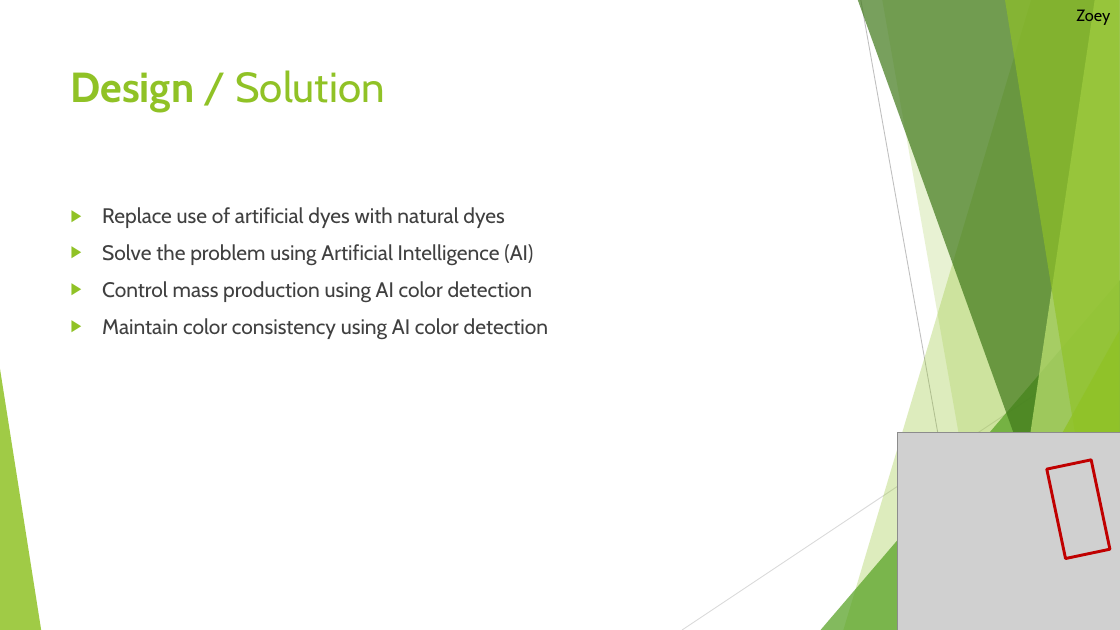
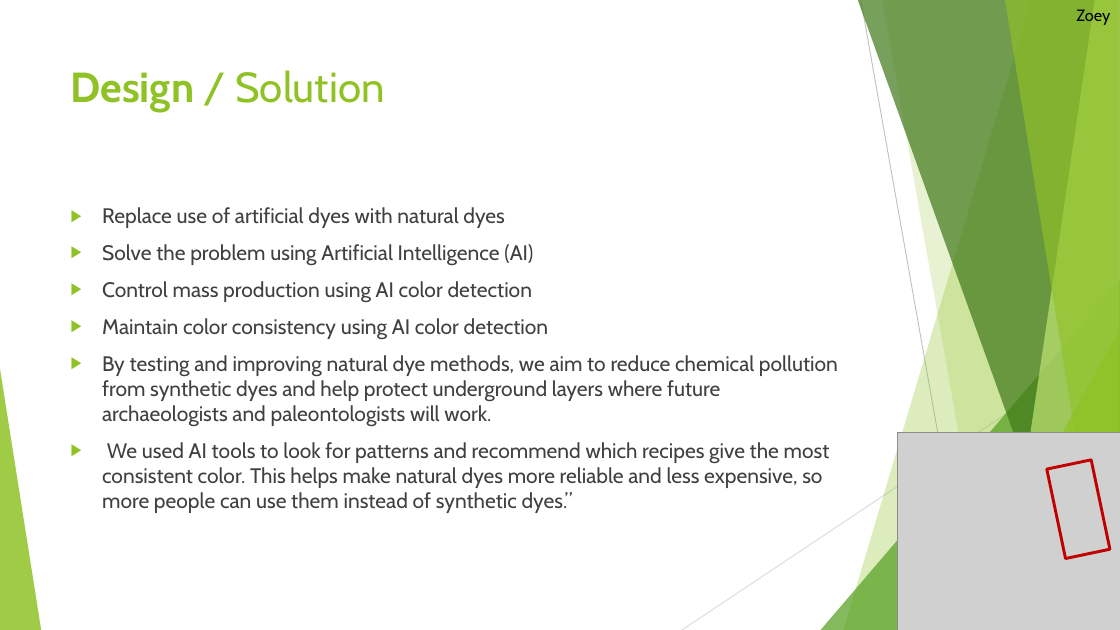
Before and after one commit to LegoRisingStars/Challenge2025, a slide deck: slide 5 of Presentations/Unearthed Innovation Project - Rising Stars.pptx (slide 4 before the commit). Drawn at 1120x630 pixels with LibreOffice and Linux fonts; fonts in the diff are those of the drawing; grey boxes stand for pictures. Boxes give left, top, right and bottom in pixels: in the first picture for what was removed or moved away, otherwise in the second. Text is boxed around its words. In the diff, an @@ line names an element or a change of style, - is before the commit and + after.

```diff
--- a/Presentations/Unearthed Innovation Project - Rising Stars.pptx
+++ b/Presentations/Unearthed Innovation Project - Rising Stars.pptx
@@ text at (x1=102, y1=355, x2=838, y2=513): paragraphs added @@
+▶ By testing and improving natural dye methods, we aim to reduce chemical pollution from synthetic dyes and help protect underground layers where future archaeologists and paleontologists will work.
+▶ We used AI tools to look for patterns and recommend which recipes give the most consistent color. This helps make natural dyes more reliable and less expensive, so more people can use them instead of synthetic dyes.”
```
Also in this commit, not shown: 1 other slide changed, 1 slide added, 18 other files.
